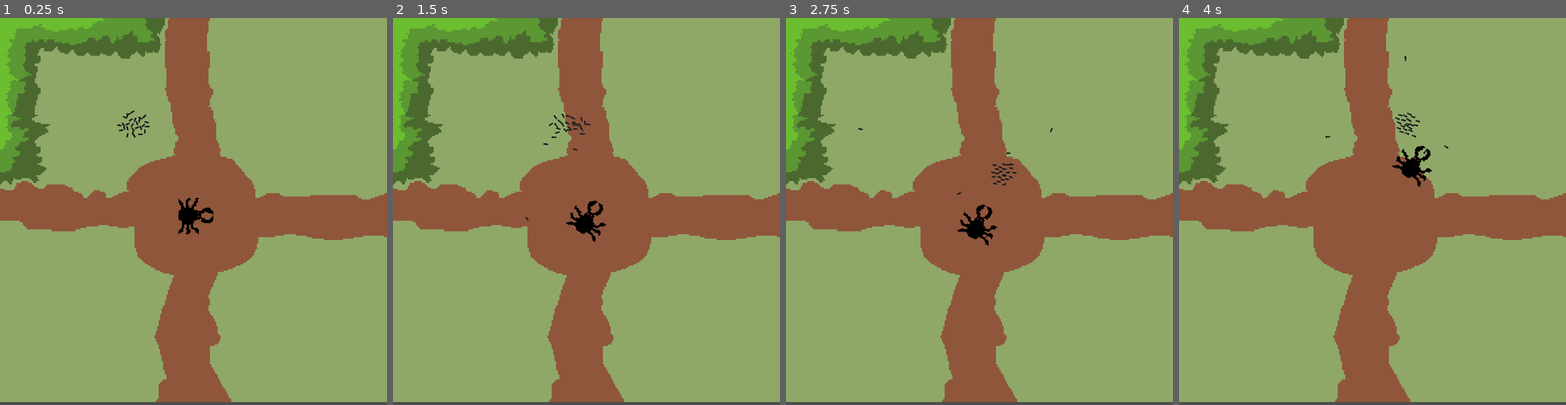
Above: before the commit, frames 1-4 (left to right).
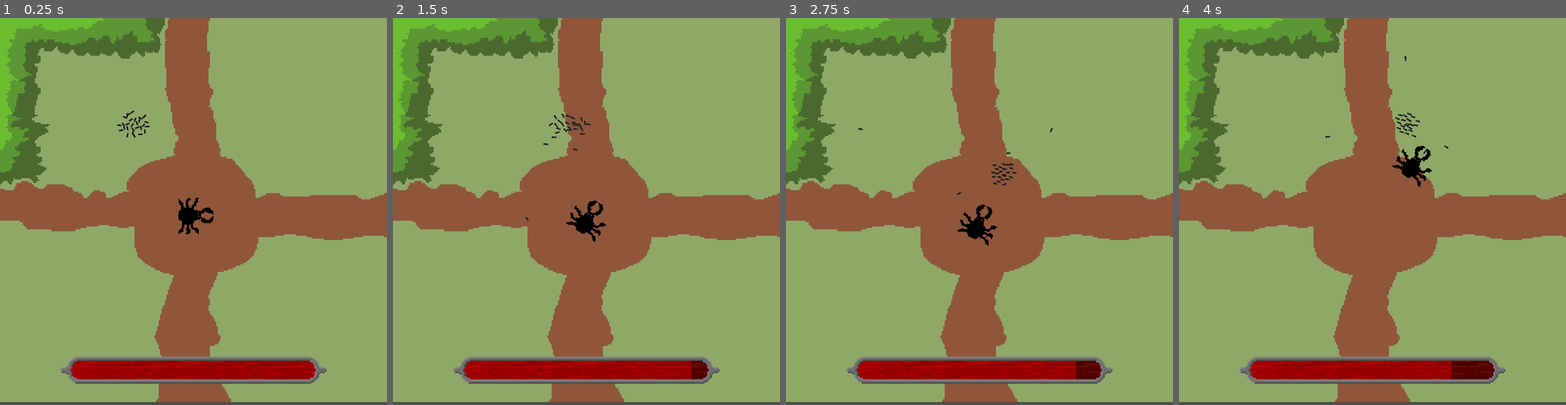
Above: after the commit, the same moments.

Repository: filvan1/LD56
Game: Godot game, scene res://scenes/main.tscn
Same seed, same stepped clock (60 frames per second), same inputs: the game is played once before the commit and once after it.
Inputs:
- Up to frame 1 (0.25 s): no input
- Up to frame 2 (1.5 s): hold D (move_right) 0.53-1.28 s; tap Down (aim_down) at 0.6 s; hold S (move_down) from 1.28 s (still down); tap Left (aim_left) at 1.35 s
- Up to frame 3 (2.75 s): release S (move_down) at 2.03 s; hold D (move_right) from 2.03 s (still down); tap Right (aim_right) at 2.1 s
- Up to frame 4 (4 s): release D (move_right) at 2.78 s; hold W (move_up) 2.78-3.53 s; tap Up (aim_up) at 2.85 s; hold A (move_left) from 3.53 s (still down); tap Down (aim_down) at 3.6 s

The runs differ from the first frame. In frame 1, 4.5% of the frame differs, in the area x 15-85%, y 87-95%; in frame 2, 4.5%; in frame 3, 4.5%; in frame 4, 4.5%.

Commit message:
ant health bar

Diff:
--- a/scenes/ant.tscn
+++ b/scenes/ant.tscn
@@ -55,7 +55,7 @@
 rotation = 1.5708
 sprite_frames = SubResource("SpriteFrames_atsc6")
 animation = &"idle"
-frame_progress = 0.0404904
+frame_progress = 0.993501
 
 [node name="CollisionShape2D" type="CollisionShape2D" parent="."]
 shape = SubResource("CircleShape2D_byf4t")
--- /dev/null
+++ b/scenes/health_bar.tscn
@@ -0,0 +1,30 @@
+[gd_scene load_steps=6 format=3 uid="uid://bvbd7uhyjfbxp"]
+
+[ext_resource type="Texture2D" uid="uid://cn3spc181v1p8" path="res://textures/ui/hp-frame.png" id="1_ps4cs"]
+[ext_resource type="Script" path="res://scripts/health_bar.gd" id="2_6mwho"]
+[ext_resource type="Texture2D" uid="uid://c82brekn3xdmb" path="res://textures/ui/hp-bg.png" id="2_inb0t"]
+[ext_resource type="Texture2D" uid="uid://b0j8gdecqqt17" path="res://textures/ui/hp-health.png" id="3_mg0pl"]
+[ext_resource type="Texture2D" uid="uid://b2gj01heebjcd" path="res://textures/ui/ph-ammo.png" id="4_6ffq2"]
+
+[node name="HealthBar" type="Sprite2D"]
+texture = ExtResource("1_ps4cs")
+region_enabled = true
+region_rect = Rect2(0, 0, 176, 18)
+script = ExtResource("2_6mwho")
+
+[node name="bg" type="Sprite2D" parent="."]
+texture = ExtResource("2_inb0t")
+
+[node name="health" type="Sprite2D" parent="."]
+position = Vector2(-81, -6)
+texture = ExtResource("3_mg0pl")
+centered = false
+region_enabled = true
+region_rect = Rect2(7, 3, 162, 12)
+
+[node name="ammo" type="Sprite2D" parent="."]
+position = Vector2(-81, -6)
+texture = ExtResource("4_6ffq2")
+centered = false
+region_enabled = true
+region_rect = Rect2(7, 3, 162, 12)
--- a/scenes/main.tscn
+++ b/scenes/main.tscn
@@ -6,6 +6,7 @@
 [ext_resource type="PackedScene" uid="uid://bwvu5v5kgsed0" path="res://scenes/ant.tscn" id="4_r5elx"]
 [ext_resource type="Texture2D" uid="uid://dbfiksexirp3g" path="res://textures/crosshair.png" id="5_0hn1h"]
 [ext_resource type="PackedScene" path="res://scenes/enemy.tscn" id="6_woxhm"]
+[ext_resource type="PackedScene" uid="uid://bvbd7uhyjfbxp" path="res://scenes/health_bar.tscn" id="7_l2jr0"]
 
 [sub_resource type="CircleShape2D" id="CircleShape2D_b824v"]
 radius = 5.0
@@ -132,3 +133,7 @@
 [node name="Enemy" parent="." node_paths=PackedStringArray("player") instance=ExtResource("6_woxhm")]
 position = Vector2(130, 131)
 player = NodePath("../Player/Control")
+
+[node name="HealthBar" parent="." node_paths=PackedStringArray("player") instance=ExtResource("7_l2jr0")]
+position = Vector2(128, 233)
+player = NodePath("../Player")
--- a/scripts/ant.gd
+++ b/scripts/ant.gd
@@ -14,6 +14,8 @@
 var origin: Vector2
 var target: Vector2
 var t: float = 0.0
+
+var alive = true
 
 # Called when the node enters the scene tree for the first time.
 func _ready() -> void:
--- /dev/null
+++ b/scripts/health_bar.gd
@@ -0,0 +1,28 @@
+@tool
+extends Sprite2D
+
+@export var player: Node2D
+
+@export var debug_max = 100
+@export var debug_health = 100
+@export var debug_ammo = 100
+
+var width: int
+
+# Called when the node enters the scene tree for the first time.
+func _ready() -> void:
+	width = $ammo.region_rect.size.x
+
+
+# Called every frame. 'delta' is the elapsed time since the previous frame.
+func _process(delta: float) -> void:
+	if Engine.is_editor_hint():
+		$ammo.region_rect.size.x = debug_ammo / debug_max * width
+		$health.region_rect.size.x = debug_health / debug_max * width
+	else:
+		var max = player.get_max_health() as float
+		var health = player.get_health() as float
+		var ammo = player.get_ammo() as float
+
+		$ammo.region_rect.size.x = ammo / max * width
+		$health.region_rect.size.x = health / max * width
--- a/scripts/player.gd
+++ b/scripts/player.gd
@@ -1,3 +1,4 @@
+class_name Player
 extends Node2D
 
 var max_speed: float = 35.0
@@ -17,6 +18,15 @@
 
 func _spawn_ants(n: int):
 	pass
+
+func get_max_health():
+	return swarm.get_ant_count()
+
+func get_health():
+	return swarm.get_alive_ants().size()
+
+func get_ammo():
+	return swarm.get_swarming_ants().size()
 
 # Called every frame. 'delta' is the elapsed time since the previous frame.
 func _process(delta: float) -> void:
--- a/scripts/swarm.gd
+++ b/scripts/swarm.gd
@@ -28,14 +28,20 @@
 	if show_ranges:
 		queue_redraw()
 
-func _swarming_ants():
-	return get_children().filter(func(a): return a.state == Ant.AntState.SWARMING)
+func get_swarming_ants():
+	return get_children().filter(func(a): return a.alive and a.state == Ant.AntState.SWARMING)
+
+func get_alive_ants():
+	return get_children().filter(func(a): return a.alive)
+
+func get_ant_count():
+	return get_child_count()
 
 # Called every frame. 'delta' is the elapsed time since the previous frame.
 func _physics_process(delta: float) -> void:
 	if not Engine.is_editor_hint():
 		center_of_mass = Vector2.ZERO
-		var swarming_ants = _swarming_ants()
+		var swarming_ants = get_swarming_ants()
 
 		for a: Ant in swarming_ants:
 			center_of_mass += a.position / swarming_ants.size()
@@ -48,7 +54,7 @@
 			var total_cohesion_weight = 0
 
 			for b: Ant in get_children():
-				if a == b:
+				if a == b or not b.alive:
 					continue
 
 				var v = b.position - a.position
@@ -80,6 +86,6 @@
 			a.new_velocity = a.velocity + (avoidance_vector * avoidance + alignment_vector * alignment + cohesion_vector * cohesion + tracking_vector * tracking + random_vector * random) * delta
 
 		for a: Ant in get_children():
-			if a.state == Ant.AntState.HOMING:
+			if a.alive and a.state == Ant.AntState.HOMING:
 				# Simply move towards swarm CoM
 				a.new_velocity = center_of_mass - a.position
Not shown: 1 places in scenes/main.tscn that only renumber resources
Binary file added: textures/ui/hp-bg.png
Not shown, added: textures/ui/hp-bg.png.import
Binary file added: textures/ui/hp-frame.png
Not shown, added: textures/ui/hp-frame.png.import
Binary file added: textures/ui/hp-health.png
Not shown, added: textures/ui/hp-health.png.import
Binary file added: textures/ui/ph-ammo.png
Not shown, added: textures/ui/ph-ammo.png.import
